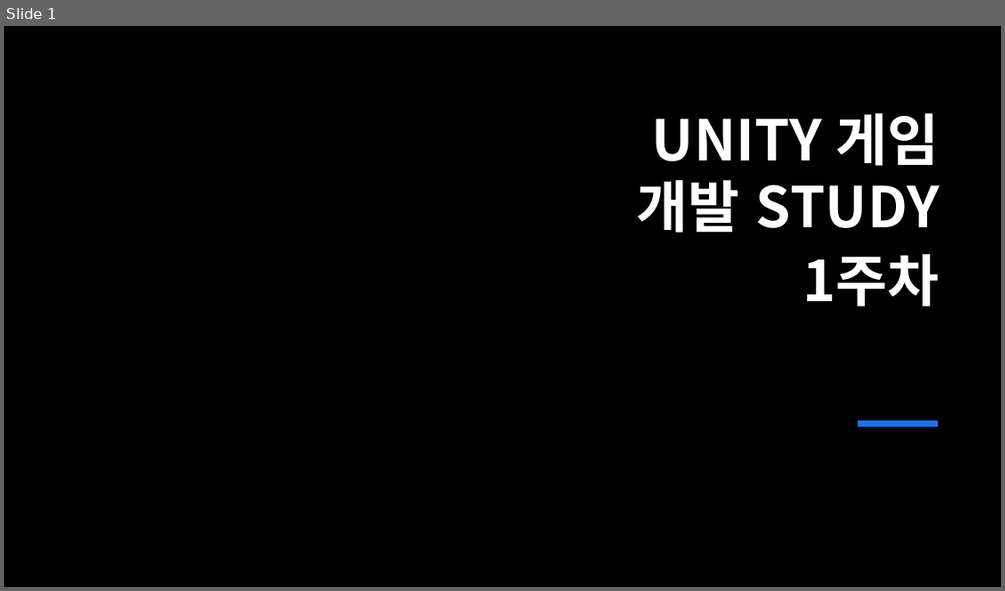
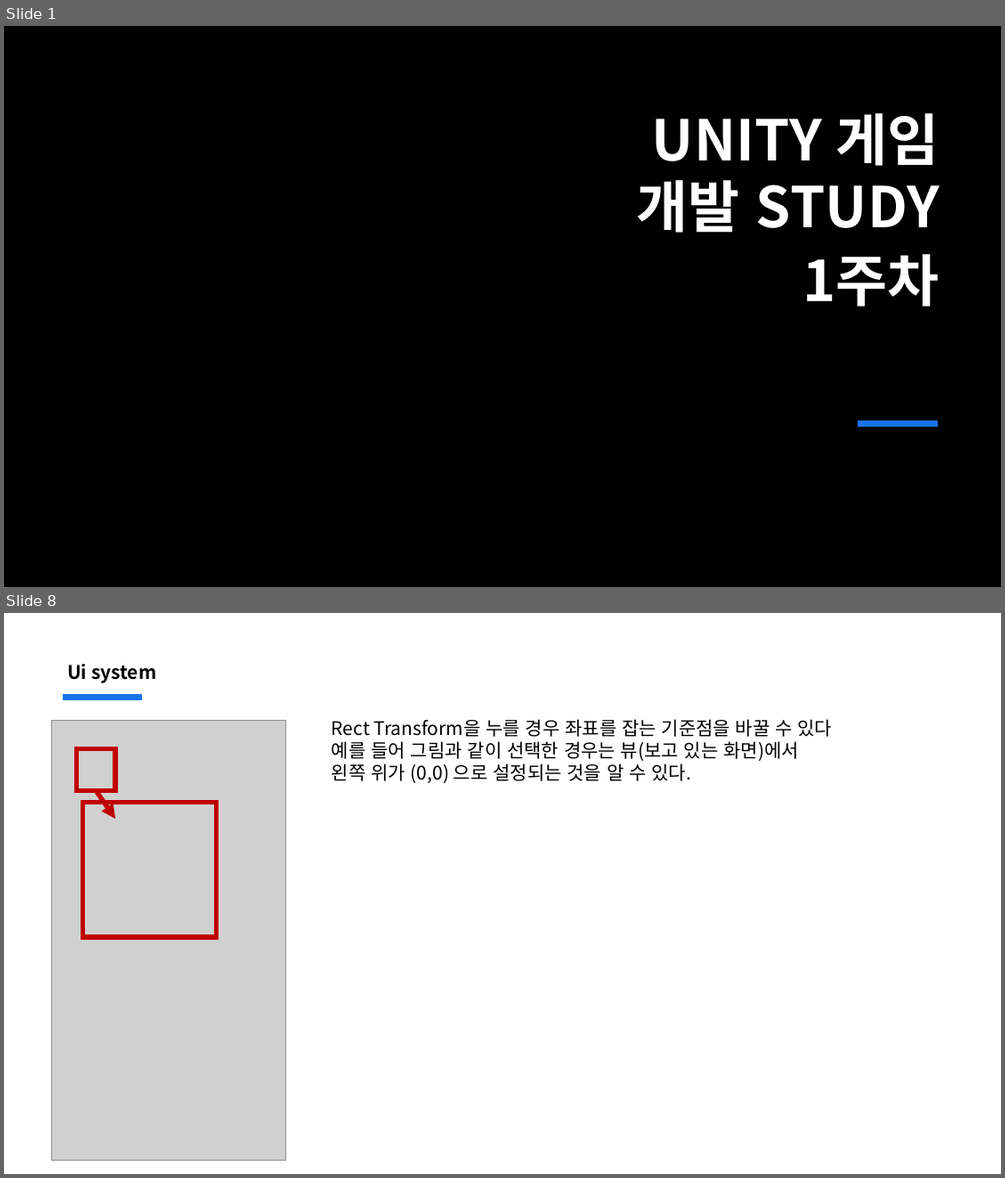
Before and after one commit to jsjin01/MJsec_Unity_Mentoring, a slide deck: MJsec_게임 개발 멘토링/MJsec_4주차.pptx. Shown one above the other, each under a label of ours: slide 1 before the commit, slides 1 and 8 after it; the slides between them are not shown. The pictures are 1005x591 and 1005x1178 pixels, drawn with LibreOffice and Linux fonts; fonts in the diff are those of the drawing; grey boxes stand for pictures; background and template pictures are left out. Boxes give left, top, right and bottom in pixels: in the first picture for what was removed or moved away, otherwise in the second. Text is boxed around its words. In the diff, an @@ line names an element or a change of style, - is before the commit and + after.

```diff
--- a/MJsec_게임 개발 멘토링/MJsec_4주차.pptx
+++ b/MJsec_게임 개발 멘토링/MJsec_4주차.pptx
@@ slide 8 added at (4,613,1001,1174), background #FFFFFF @@
@@ text added at (67,664,156,683), 18 pt, text #000000, bold @@
+Ui system
@@ line added from (63, 698) to (142, 698), #1973EB 6 pt @@
@@ text added at (332,719,833,783), 18 pt, text #000000 @@
+Rect Transform을 누를 경우 좌표를 잡는 기준점을 바꿀 수 있다
+예를 들어 그림과 같이 선택한 경우는 뷰(보고 있는 화면)에서
+왼쪽 위가 (0,0) 으로 설정되는 것을 알 수 있다.
@@ picture added at (52,721,286,1160) @@
@@ rectangle added at (77,748,115,790), outline #C00000 4.5 pt @@
@@ arrow added from (96, 791) to (115, 819), #C00000 4.5 pt @@
@@ rectangle added at (82,803,217,937), outline #C00000 4.5 pt @@
```
Also in this commit, not shown: 12 other slides added, 9 slides removed, 12 other files.
